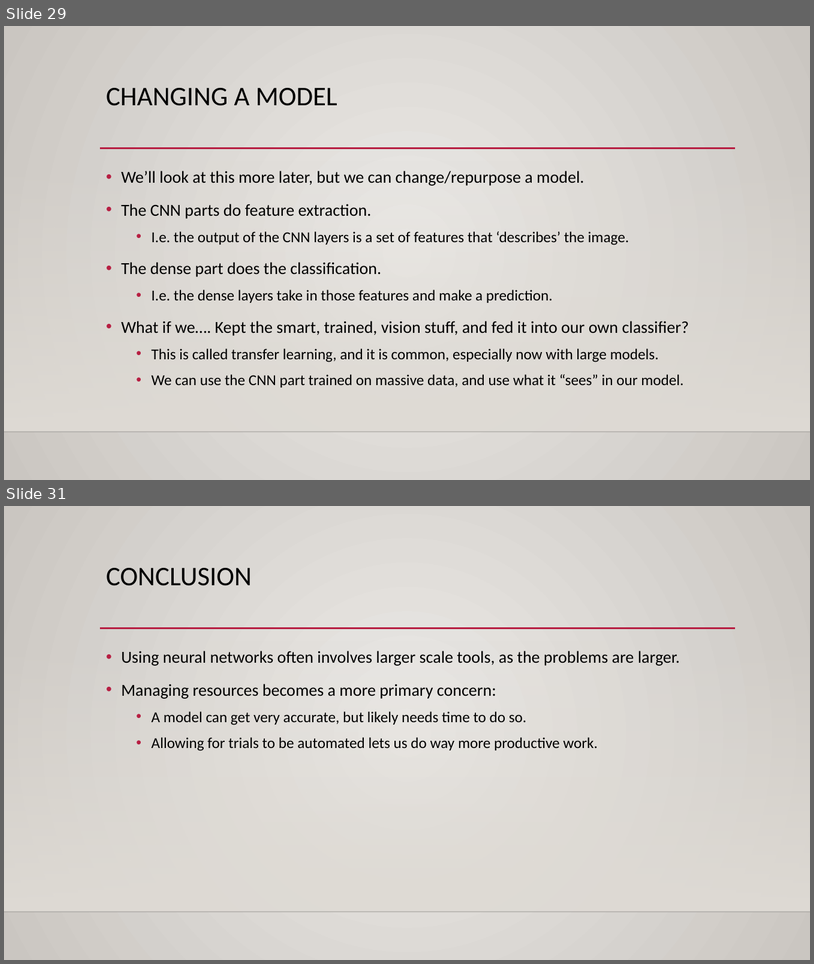
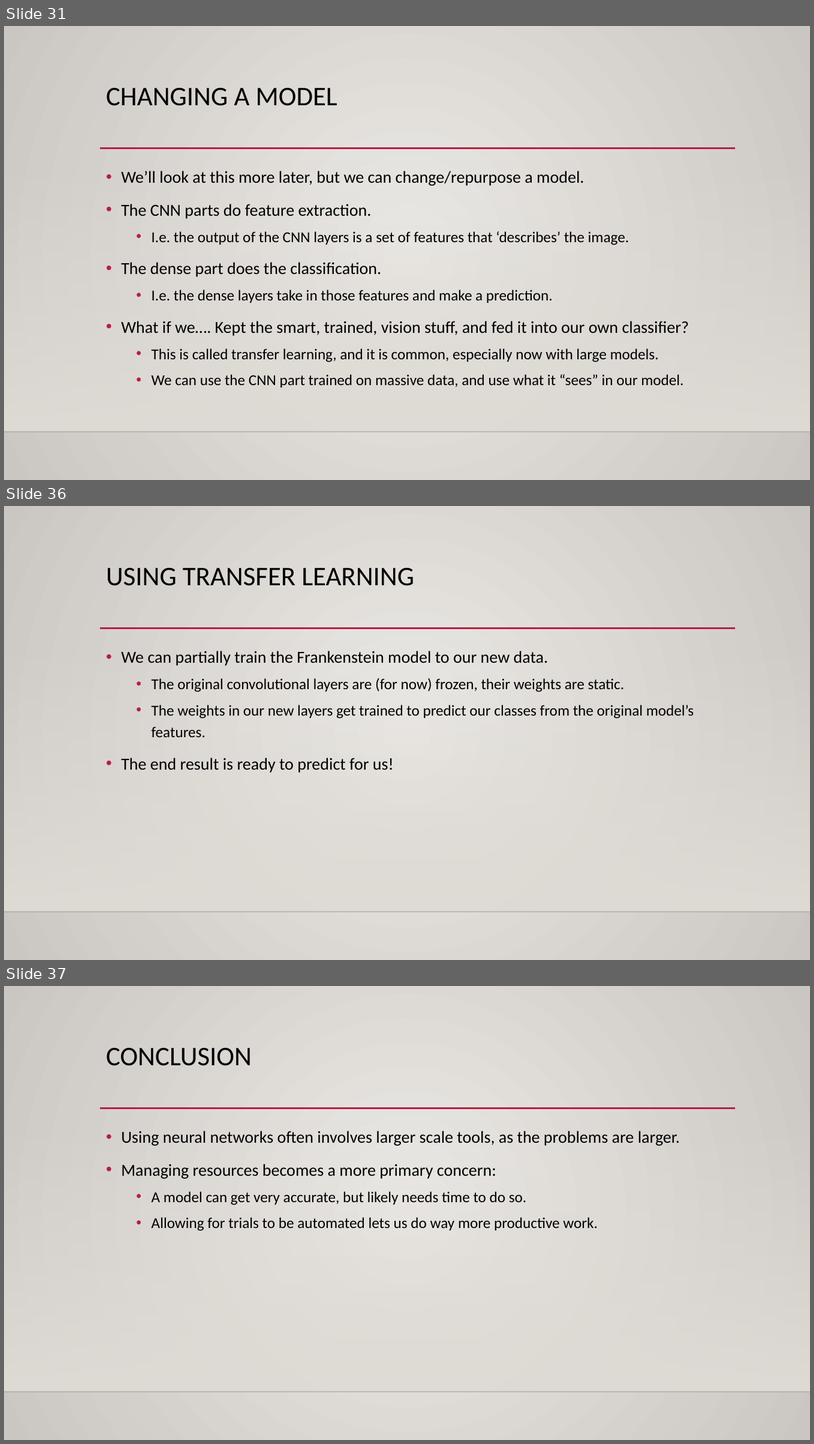
Before and after one commit to calvint13/Intro_to_Machine_Learning_Student_Workbooks, a slide deck: reference_content/Slides/tensorboard_cnn_2.pptx. Shown one above the other, each under a label of ours: slides 29 and 31 before the commit, slides 31, 36 and 37 after it; the slides between them are not shown. The pictures are 814x964 and 814x1444 pixels, drawn with LibreOffice and Linux fonts; fonts in the diff are those of the drawing; background and template pictures are left out. Boxes give left, top, right and bottom in pixels: in the first picture for what was removed or moved away, otherwise in the second. Text is boxed around its words. In the diff, an @@ line names an element or a change of style, - is before the commit and + after.

```diff
--- a/reference_content/Slides/tensorboard_cnn_2.pptx
+++ b/reference_content/Slides/tensorboard_cnn_2.pptx
@@ slide 36 added at (4, 506, 810, 960), background gradient #ECEAE7 to #CAC7C1; not listed: 3 template elements that a slide beside it also shows @@
@@ title added at (106, 568, 414, 586), 32 pt, text #000000 @@
+USING TRANSFER LEARNING
@@ text added at (121, 651, 695, 772), 18 pt, text #000000 @@
+• We can partially train the Frankenstein model to our new data.
+  • The original convolutional layers are (for now) frozen, their weights are static.
+  • The weights in our new layers get trained to predict our classes from the original model’s features.
+• The end result is ready to predict for us!
@@ what was slide 29 is now slide 31 @@
@@ what was slide 31 is now slide 37 @@
```
Also in this commit, not shown: 3 slides changed, 5 other slides added, 2 other files.
